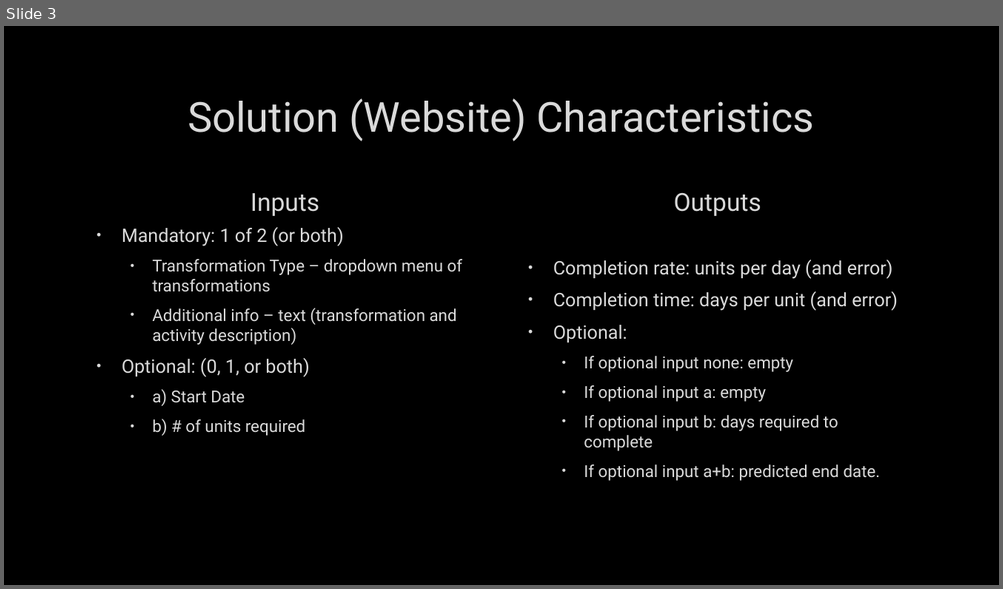
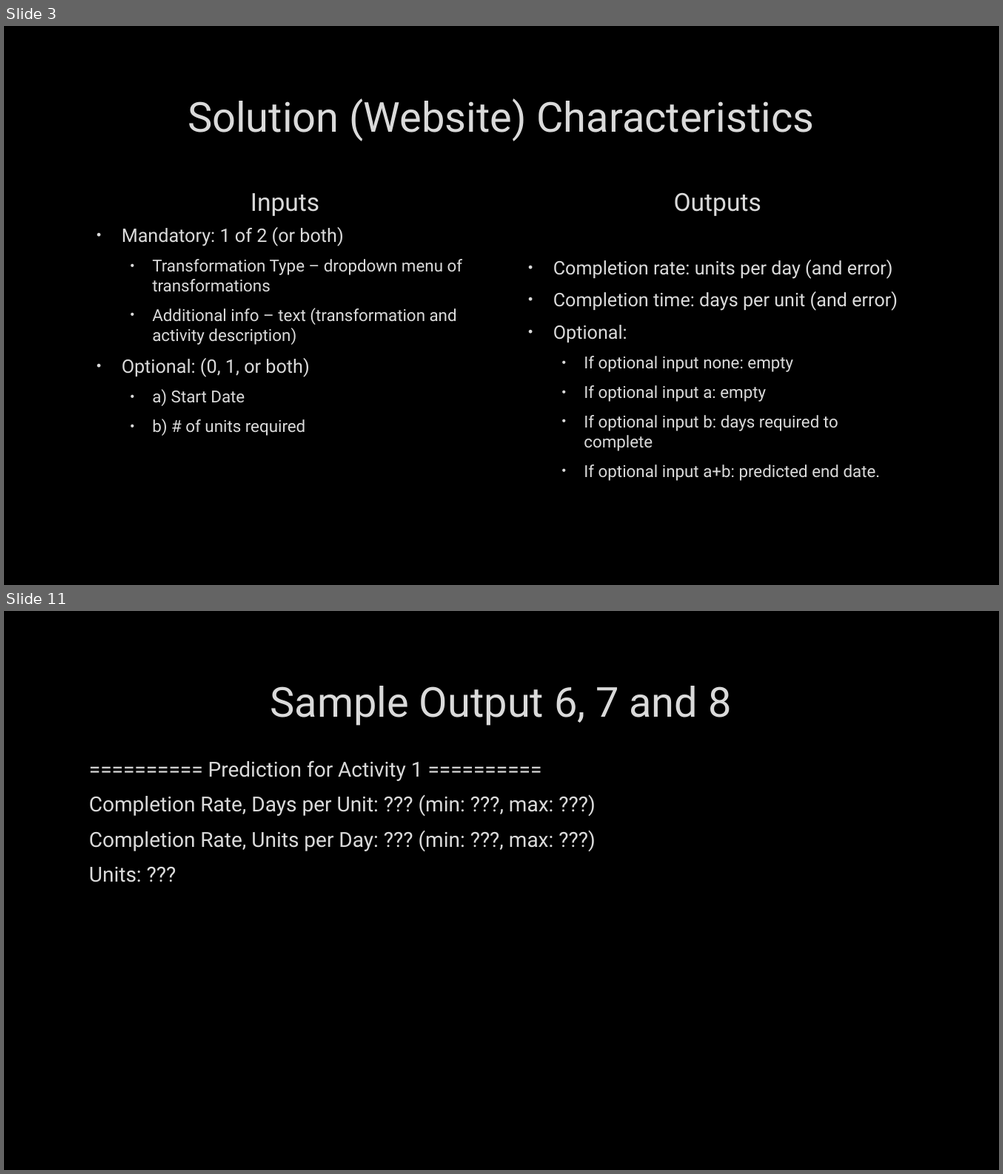
Before and after one commit to danylokolos/Construction-Management, a slide deck: DanyloThoughts.pptx. Shown one above the other, each under a label of ours: slide 3 before the commit, slides 3 and 11 after it; the slides between them are not shown. The pictures are 1003x589 and 1003x1174 pixels, drawn with LibreOffice and Linux fonts; fonts in the diff are those of the drawing; background and template pictures are left out. Boxes give left, top, right and bottom in pixels: in the first picture for what was removed or moved away, otherwise in the second. Text is boxed around its words. In the diff, an @@ line names an element or a change of style, - is before the commit and + after.

```diff
--- a/DanyloThoughts.pptx
+++ b/DanyloThoughts.pptx
@@ slide 11 added at [4, 611, 999, 1170], background picture (left out) @@
@@ title added at [270, 686, 731, 726], 40 pt, text #DADADA @@
+Sample Output 6, 7 and 8
@@ text added at [89, 760, 553, 883], 20 pt, text #DADADA @@
+========== Prediction for Activity 1 ==========
+Completion Rate, Days per Unit: ??? (min: ???, max: ???)
+Completion Rate, Units per Day: ??? (min: ???, max: ???)
+Units: ???
```
Also in this commit, not shown: 7 other slides added, 13 other files.
